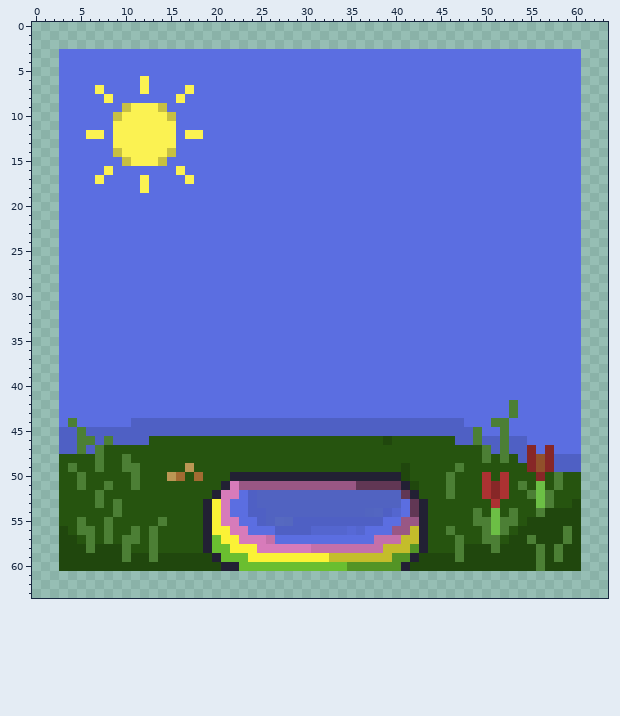
Edited in one commit: pixel-art sprite (Sprites/Background/Scene/scene_default.png). This is how it looked before the edit.
The file is 64x64 pixels. Colours within 5 levels of each other are drawn and written as one.
And afterwards:
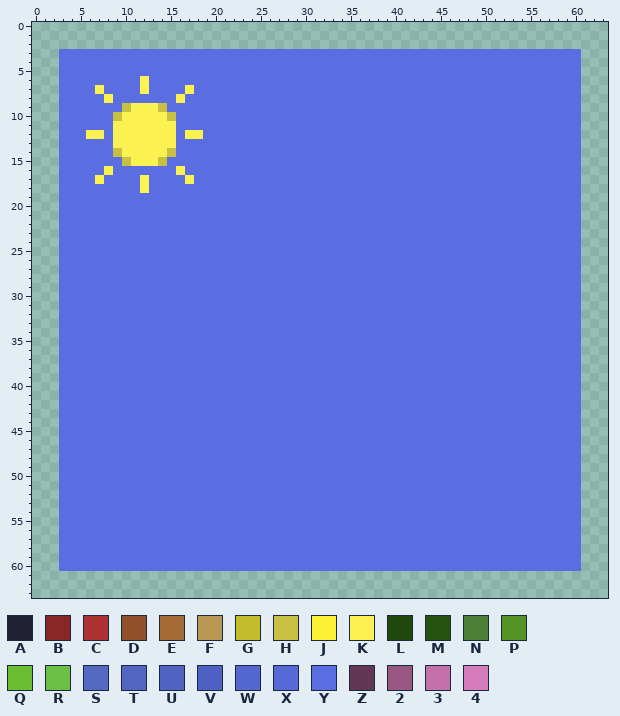
Palette (. is transparent): A #222034  B #872727  C #ac3232  D #91502a  E #a36b32  F #bb9754  G #c4bd2b  H #c7c042  J #fbf236  K #fbf252  L #20470d  M #26540f  N #4c7f35  P #539425  Q #6abe30  R #6cbf45  S #4e5fc2e3  T #4e5fc2ed  U #4e5fc2f3  V #4f60c4  W #5466cf  X #5769d6  Y #5b6ee1  Z #613754  2 #995784  3 #c470aa  4 #d77bba
Changes in this commit:
@@ x 0..63 @@
 41 ...YYYYYYYYYYYYYYYYYYYYYYYYYYYYYYYYYYYYYYYYYYYYYYYYYYYYYYYYYY...
-42 ...YYYYYYYYYYYYYYYYYYYYYYYYYYYYYYYYYYYYYYYYYYYYYYYYYYNYYYYYYY...
-43 ...YYYYYYYYYYYYYYYYYYYYYYYYYYYYYYYYYYYYYYYYYYYYYYYYYYNYYYYYYY...
-44 ...YNYYYYYYVVVVVVVVVVVVVVVVVVVVVVVVVVVVVVVVVVVVVYYYNNYYYYYYYY...
-45 ...VVNVVVVVVVVVVVVVVVVVVVVVVVVVVVVVVVVVVVVVVVVVVVNYYNYYYYYYYY...
-46 ...VVNNVNVVVVMMMMMMMMMMMMMMMMMMMMMMMMMMLMMMMMMMVVNVVNVVYYYYYY...
-47 ...VVNVNMMMMMMMMMMMMMMMMMMMMMMMMMMMMMMMMMMMMMMMMMMNVNVVBYBYYY...
-48 ...MMMMNMMNMMMMMMMMMMMMMMMMMMMMMMMMMMMMMMMMMMMMMMMNMNMVBDBVVV...
-49 ...MNMMNMMNNMMMMMFMMMMMMMMMMMMMMMMMMMMMMMLMMMMMNMMMMMMMBDBVVV...
-50 ...MMNMMMMMNMMMFEMEMMMAAAAAAAAAAAAAAAAAAALMMMMNMMMCMCMMMBMNMM...
-51 ...MMNMMNMMNMMMMMMMMMA42222222222222ZZZZZALMMMNMMMCBCMNMRMNMM...
-52 ...MMMMNMMMMMMMMMMMMA44YVUUUUUUUUUUUUUUUUZAMMMNMMMCBCMMNRNMMM...
-53 ...MMMMNMNMMMMMMMMMAJ4YYVUUUUUUUUUUUUUUUUYZAMMMMMMMCMMMMRNMML...
-54 ...MMMMMMNMMMMMMMMMAJ4YYVVUUUUUUUUUUUTTVWYZAMMMMMNMRMNMMNLLLL...
-55 ...MMNMMNMMMMMNMMMMAJ44YYVUSSVVVVVVVVVVYY22AMMMMMNNRNNMLLLLLL...
-56 ...LMNNMNMMNMNMMMMMAJJ44YYYVVVVWWWWXWYYY22GAMMNMMMNRNMLLLLLNL...
-57 ...LLMNMNMNNMNMMMMMAQJJ4443YYYYYYYYYYY333GGAMMMNMMNNMLLNLLLNL...
-58 ...LLLNLLLNMMNMMMMMAQQJJJ44444433333333GGGPAMMMNLLLNLLLLNLNLL...
-59 ...LLLLLLLNLLNLLLLLLAQQQJJJJJJJJJGGGGGGGPPALLLLNLLLLLLLLNLNLL...
-60 ...LLLLLLLLLLLLLLLLLLAAQQQQQQQQQQQQPPPPPPALLLLLLLLLLLLLLNLLLL...
+42 ...YYYYYYYYYYYYYYYYYYYYYYYYYYYYYYYYYYYYYYYYYYYYYYYYYYYYYYYYYY...
+43 ...YYYYYYYYYYYYYYYYYYYYYYYYYYYYYYYYYYYYYYYYYYYYYYYYYYYYYYYYYY...
+44 ...YYYYYYYYYYYYYYYYYYYYYYYYYYYYYYYYYYYYYYYYYYYYYYYYYYYYYYYYYY...
+45 ...YYYYYYYYYYYYYYYYYYYYYYYYYYYYYYYYYYYYYYYYYYYYYYYYYYYYYYYYYY...
+46 ...YYYYYYYYYYYYYYYYYYYYYYYYYYYYYYYYYYYYYYYYYYYYYYYYYYYYYYYYYY...
+47 ...YYYYYYYYYYYYYYYYYYYYYYYYYYYYYYYYYYYYYYYYYYYYYYYYYYYYYYYYYY...
+48 ...YYYYYYYYYYYYYYYYYYYYYYYYYYYYYYYYYYYYYYYYYYYYYYYYYYYYYYYYYY...
+49 ...YYYYYYYYYYYYYYYYYYYYYYYYYYYYYYYYYYYYYYYYYYYYYYYYYYYYYYYYYY...
+50 ...YYYYYYYYYYYYYYYYYYYYYYYYYYYYYYYYYYYYYYYYYYYYYYYYYYYYYYYYYY...
+51 ...YYYYYYYYYYYYYYYYYYYYYYYYYYYYYYYYYYYYYYYYYYYYYYYYYYYYYYYYYY...
+52 ...YYYYYYYYYYYYYYYYYYYYYYYYYYYYYYYYYYYYYYYYYYYYYYYYYYYYYYYYYY...
+53 ...YYYYYYYYYYYYYYYYYYYYYYYYYYYYYYYYYYYYYYYYYYYYYYYYYYYYYYYYYY...
+54 ...YYYYYYYYYYYYYYYYYYYYYYYYYYYYYYYYYYYYYYYYYYYYYYYYYYYYYYYYYY...
+55 ...YYYYYYYYYYYYYYYYYYYYYYYYYYYYYYYYYYYYYYYYYYYYYYYYYYYYYYYYYY...
+56 ...YYYYYYYYYYYYYYYYYYYYYYYYYYYYYYYYYYYYYYYYYYYYYYYYYYYYYYYYYY...
+57 ...YYYYYYYYYYYYYYYYYYYYYYYYYYYYYYYYYYYYYYYYYYYYYYYYYYYYYYYYYY...
+58 ...YYYYYYYYYYYYYYYYYYYYYYYYYYYYYYYYYYYYYYYYYYYYYYYYYYYYYYYYYY...
+59 ...YYYYYYYYYYYYYYYYYYYYYYYYYYYYYYYYYYYYYYYYYYYYYYYYYYYYYYYYYY...
+60 ...YYYYYYYYYYYYYYYYYYYYYYYYYYYYYYYYYYYYYYYYYYYYYYYYYYYYYYYYYY...
 61 ................................................................
Where, in picture pixels (left, top, right, bottom), the same in both pictures:
changed: (59, 400, 581, 571)
